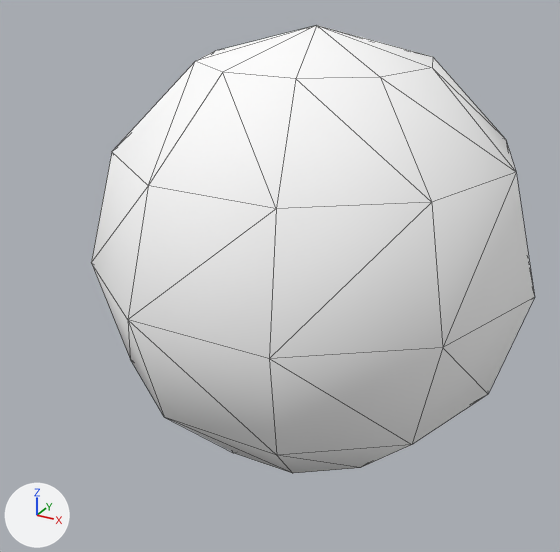
One commit to the Blender file Files/rubik.blend: the scene before it, then after it.
Both versions are drawn from a 50 mm lens placed at (18.7, -33.0, 17.0), pointed at (-0.5, 2.0, -0.5). Lighting does not change. The marker at lower left points along +X, +Y and +Z. Mesh edges are drawn as thin lines.

In view in the first picture: 'Background.000'.
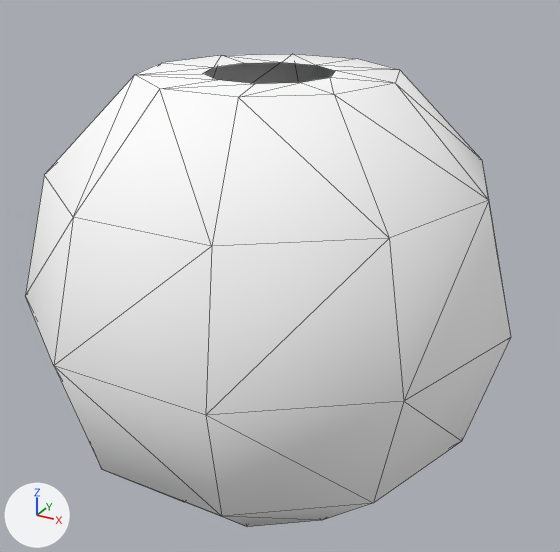
Where the change shows, as pixel boxes (x1, y1, x2, y2) in the pictures (560 x 552 px):
'Background.000', reshaped, moved (10% wider)
    before: (91, 25, 534, 473)
    after: (25, 54, 511, 527)
part 1 of me_background_000, built on
    before: (196, 25, 433, 79)
    after: (136, 54, 399, 97)

Edits to the bpy script that builds the scene:
```text
Change me_background_000:
    used by ob_background_000; location = (0.0, 5.0, 0.0); rotation_euler = (3.142, 3.142, -3.142), in degrees (180, 180, -180)
    remove me_background_000.from_pydata(...)  # 52 vertices, 100 faces; spans x -12.7..12.8, y -12.1..12.1, z -12.8..12.8
    add me_background_000.from_pydata(...)  # 70 vertices, 120 faces; spans x -12.7..12.8, y -12.1..12.1, z -11.0..11.0
    me_background_000 part 1
    2 vertices are removed from x 0.0, y 0.0, z -12.8..12.8
    20 faces are deleted
    20 vertices are added at x -3.2..3.2, y -3.0..3.0, z -11.0..11.0
    40 new faces join them
Change ob_background_000:
    ob_background_000.location: (0.0, 5.0, 0.0) -> (0.0, 0.0, 0.0)
```
